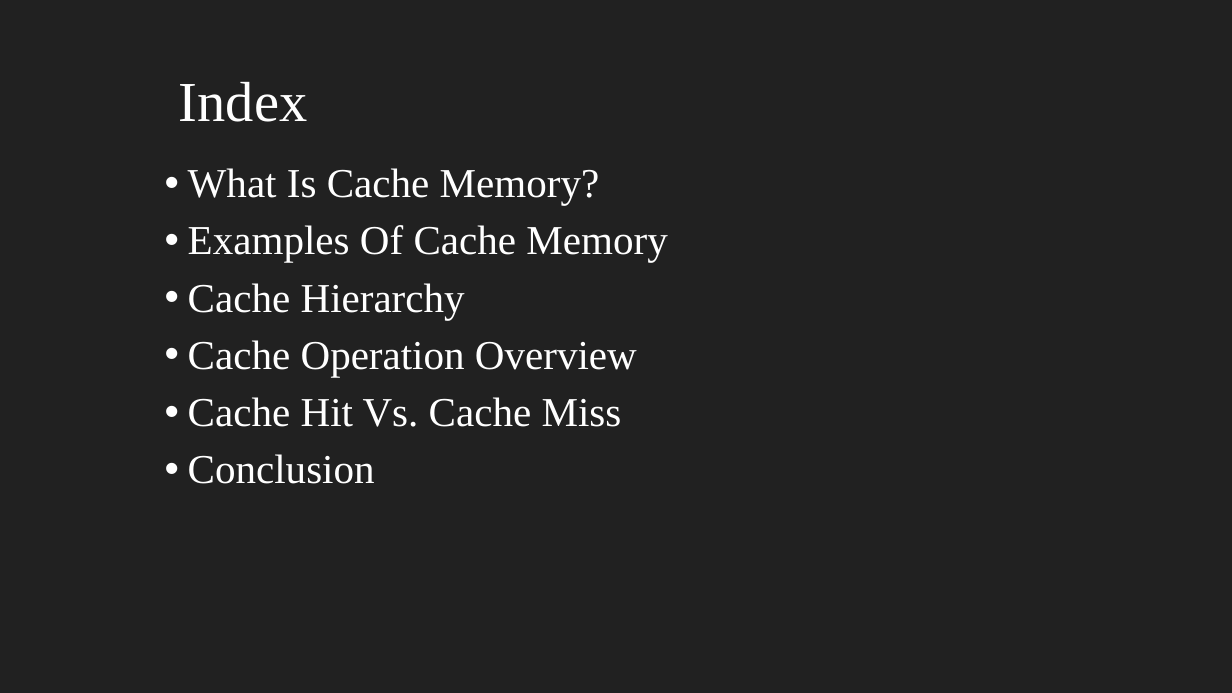
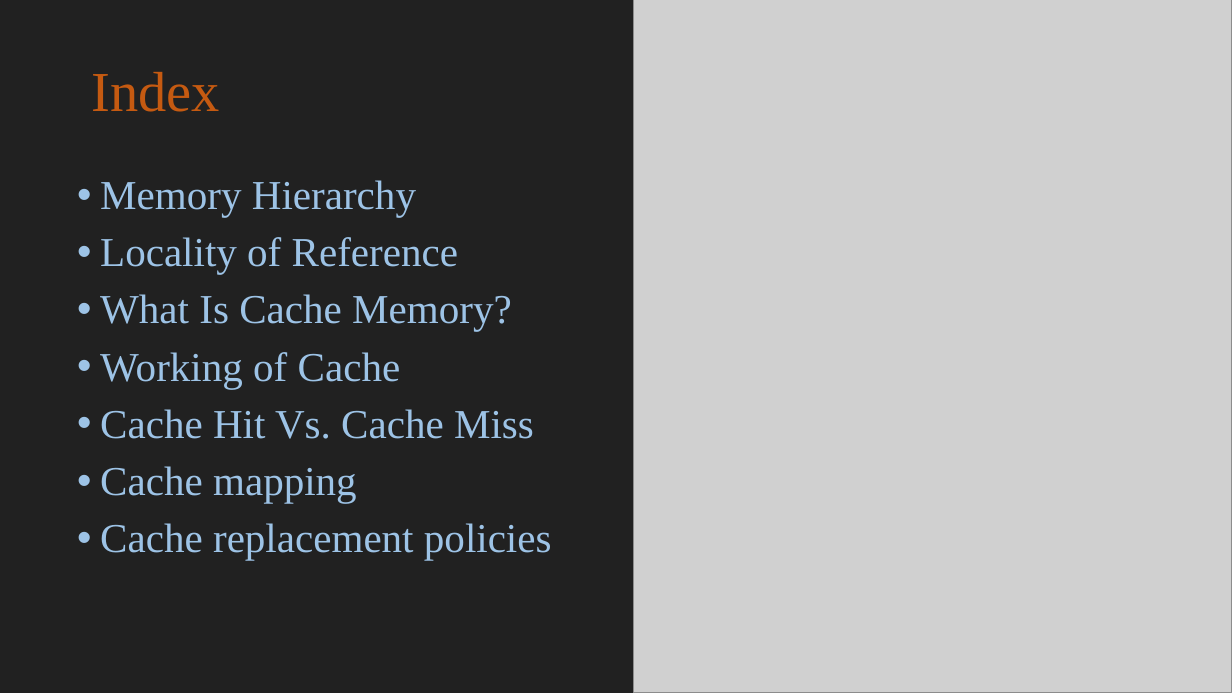
Before and after one commit to 07SUJITH/WORKSHOP-, a slide deck: slide 2 of cache_memory.pptx. Drawn at 1232x693 pixels with LibreOffice and Linux fonts; fonts in the diff are those of the drawing; grey boxes stand for pictures. Boxes give left, top, right and bottom in pixels: in the first picture for what was removed or moved away, otherwise in the second. Text is boxed around its words. In the diff, an @@ line names an element or a change of style, - is before the commit and + after.

Commit message:
cache_mapping

```diff
--- a/cache_memory.pptx
+++ b/cache_memory.pptx
@@ title "Index": place and size @@
-title "Index" at [179,82,307,122]
+title "Index" at [91,72,219,112]
@@ title "Index" at [91,72,219,112]: text colour #FFFFFF to #C55A11 @@
@@ picture added at [634,0,1232,693] @@
@@ text "Memory Hierarchy": place and size @@
-text "Memory Hierarchy" at [188,168,667,484]
+text "Memory Hierarchy" at [100,180,552,560]
@@ text at [100,180,458,274]: paragraphs added @@
+• Memory Hierarchy
+• Locality of Reference
@@ text at [100,294,534,439]: text colour #FFFFFF to #9DC3E6 in "What Is Cache Memory?", "Cache Hit Vs. Cache Miss" @@
@@ text at [100,352,401,389]: text changed; text colour #FFFFFF to #9DC3E6 @@
-• Examples Of Cache Memory
-• Cache Hierarchy
-• Cache Operation Overview
+• Working of Cache
@@ text at [100,466,552,560]: text changed; text colour #FFFFFF to #9DC3E6 @@
-• Conclusion
+• Cache mapping
+• Cache replacement policies
```
Also in this commit, not shown: 2 other slides changed, 14 slides added, 5 slides removed.
